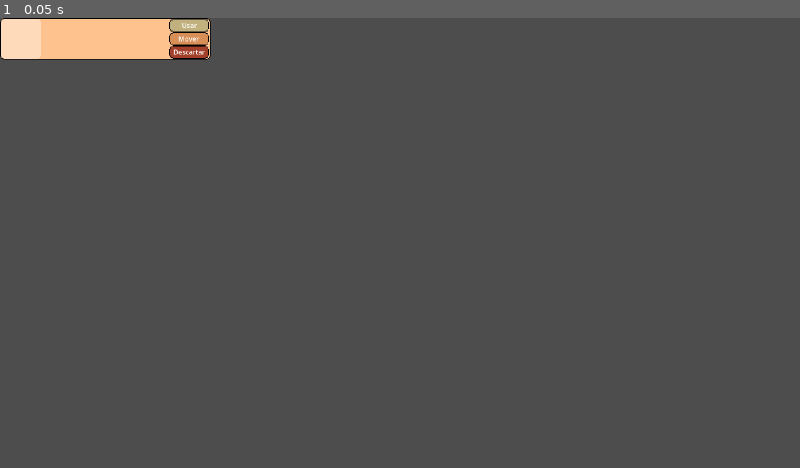
Above: before the commit, frame 1.
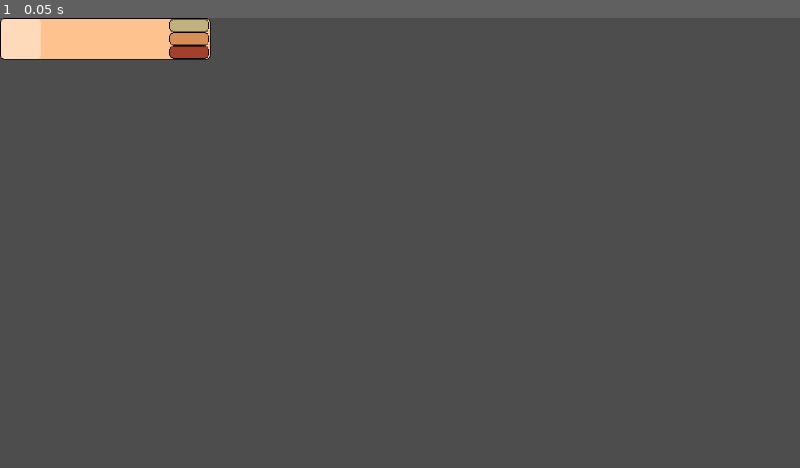
Above: after the commit, the same moment.

Repository: MarcosGomez66/isla_solitaria
Game: Godot game, scene res://scenes/ui-ux/item_card.tscn
Same seed, same stepped clock (60 frames per second), same inputs: the game is played once before the commit and once after it. This scene is started directly instead of the project's main scene.
Inputs:
- Up to frame 1 (0.05 s): no input

The runs differ from the first frame. In frame 1, less than 0.1% of the frame differs, in the area x 21-26%, y 1-9%.

Commit message:
agregar el metodo move_stack() en inventory_manager.gd

Diff:
--- a/scripts_viejos/main.gd
+++ b/main/main.gd
@@ -14,8 +14,3 @@
 
 	if event.is_action_pressed("craft"):
 		inventory_craft.visible = !inventory_craft.visible
-
-
-func _on_item_collected(item_data):
-	var player = $player
-	player.add_to_inventory(item_data)
--- a/scenes/testscene.tscn
+++ b/scenes/testscene.tscn
@@ -1,7 +1,7 @@
 [gd_scene load_steps=7 format=3 uid="uid://c7pneorgswetf"]
 
 [ext_resource type="PackedScene" uid="uid://domu62ntpldsc" path="res://player/player.tscn" id="1_ht5bl"]
-[ext_resource type="Script" uid="uid://6ms04fgm8mvq" path="res://scripts_viejos/main.gd" id="1_hwycq"]
+[ext_resource type="Script" uid="uid://6ms04fgm8mvq" path="res://main/main.gd" id="1_hwycq"]
 [ext_resource type="PackedScene" uid="uid://cmt38jue01g1q" path="res://scenes/world_objects/wood.tscn" id="2_l6lt2"]
 [ext_resource type="PackedScene" uid="uid://rp0ehdok78n8" path="res://scenes/world_objects/bush.tscn" id="3_o2gk4"]
 [ext_resource type="PackedScene" uid="uid://dopfqcbdgsult" path="res://scenes/world_objects/stone.tscn" id="4_hwycq"]
--- a/scenes/ui-ux/item_card.tscn
+++ b/scenes/ui-ux/item_card.tscn
@@ -89,51 +89,48 @@
 offset_bottom = 49.0
 theme_override_constants/separation = 0
 
-[node name="UseBtn" type="TextureButton" parent="Buttons"]
+[node name="TopBtn" type="TextureButton" parent="Buttons"]
 custom_minimum_size = Vector2(48, 16)
 layout_mode = 2
 texture_normal = ExtResource("2_rq48j")
 
-[node name="Label" type="Label" parent="Buttons/UseBtn"]
+[node name="Label" type="Label" parent="Buttons/TopBtn"]
 custom_minimum_size = Vector2(48, 16)
 layout_mode = 0
 offset_right = 48.0
 offset_bottom = 16.0
-text = "Usar"
 label_settings = SubResource("LabelSettings_nbtwv")
 horizontal_alignment = 1
 vertical_alignment = 1
 autowrap_mode = 2
 clip_text = true
 
-[node name="MoveBtn" type="TextureButton" parent="Buttons"]
+[node name="MiddleBtn" type="TextureButton" parent="Buttons"]
 custom_minimum_size = Vector2(48, 16)
 layout_mode = 2
 texture_normal = ExtResource("3_8ylvw")
 
-[node name="Label" type="Label" parent="Buttons/MoveBtn"]
+[node name="Label" type="Label" parent="Buttons/MiddleBtn"]
 custom_minimum_size = Vector2(48, 16)
 layout_mode = 0
 offset_right = 48.0
 offset_bottom = 16.0
-text = "Mover"
 label_settings = SubResource("LabelSettings_do548")
 horizontal_alignment = 1
 vertical_alignment = 1
 autowrap_mode = 2
 clip_text = true
 
-[node name="DelBtn" type="TextureButton" parent="Buttons"]
+[node name="BottomBtn" type="TextureButton" parent="Buttons"]
 custom_minimum_size = Vector2(48, 16)
 layout_mode = 2
 texture_normal = ExtResource("4_nbtwv")
 
-[node name="Label" type="Label" parent="Buttons/DelBtn"]
+[node name="Label" type="Label" parent="Buttons/BottomBtn"]
 custom_minimum_size = Vector2(48, 16)
 layout_mode = 0
 offset_right = 48.0
 offset_bottom = 16.0
-text = "Descartar"
 label_settings = SubResource("LabelSettings_80arx")
 horizontal_alignment = 1
 vertical_alignment = 1
--- a/scripts/ui-ux/inventory_craft_ui.gd
+++ b/scripts/ui-ux/inventory_craft_ui.gd
@@ -27,7 +27,9 @@
 		var card = item_card_scene.instantiate()
 		inv_container.add_child(card)
 		card.set_item(i)
-		card.move_pressed.connect(Inv_manager.move_to_ingredients)
+		card.set_mode(ItemCard.CardMode.INVENTORY)
+		card.top_pressed.connect(Inv_manager.move_to_ingredients)
+		card.middle_pressed.connect(Inv_manager.move_stack_to_ingredients)
 
 func draw_ingredients():
 	for ch in ing_container.get_children():
@@ -37,7 +39,9 @@
 		var card = item_card_scene.instantiate()
 		ing_container.add_child(card)
 		card.set_item(i)
-		card.move_pressed.connect(Inv_manager.move_to_inventory)
+		card.set_mode(ItemCard.CardMode.INGREDIENTS)
+		card.top_pressed.connect(Inv_manager.move_to_inventory)
+		card.middle_pressed.connect(Inv_manager.move_stack_to_inventory)
 
 func draw_output_item():
 	for i in out_item_container.get_children():
@@ -46,6 +50,7 @@
 		var card = item_card_scene.instantiate()
 		out_item_container.add_child(card)
 		card.set_item(Cra_manager.get_current_recipe().result)
+		card.set_mode(ItemCard.CardMode.OUT)
 
 func done_button_status():
 	match Cra_manager.get_craft_status():
--- a/scripts/ui-ux/inventory_manager.gd
+++ b/scripts/ui-ux/inventory_manager.gd
@@ -6,7 +6,7 @@
 var _inventory: Array[Stack] = []
 var _ingredients: Array[Stack] = []
 var max_stack = 5
-var max_items = 10
+var max_items = 3
 
 func get_inventory():
 	return _inventory
@@ -43,9 +43,9 @@
 func move_to_inventory(data: Stack):
 	move_one_item(data, _ingredients, _inventory, max_stack)
 
-func move_one_item(data: Stack, from: Array, to: Array, max_i: int):
+func move_one_item(data: Stack, from: Array, to: Array, max_s: int):
 	for stack in to:
-		if stack.item_data == data.item_data and stack.count < max_i and data.item_data.stackable:
+		if stack.item_data == data.item_data and stack.count < max_s and data.item_data.stackable:
 			stack.count += 1
 			data.count -= 1
 			if data.count <= 0:
@@ -53,12 +53,45 @@
 			inventory_changed.emit()
 			return
 
+	if to.size() >= max_items:
+		return
 	var stack = Stack.new()
 	stack.item_data = data.item_data
 	stack.count = 1
-
 	to.append(stack)
 	data.count -= 1
 	if data.count <= 0:
 		from.erase(data)
 	inventory_changed.emit()
+
+func move_stack_to_ingredients(data: Stack):
+	move_stack(data, _inventory, _ingredients, 500)
+
+func move_stack_to_inventory(data: Stack):
+	move_stack(data, _ingredients, _inventory, max_stack)
+
+func move_stack(data: Stack, from: Array, to: Array, max_s: int):
+	while data.count > 0:
+		for stack in to:
+			if stack.item_data == data.item_data and stack.count < max_s and data.item_data.stackable:
+				var space = max_s - stack.count
+				var add = min(space, data.count)
+				stack.count += add
+				data.count -= add
+				if data.count <= 0:
+					from.erase(data)
+				break
+		if data.count <= 0:
+			break
+		if to.size() >= max_items:
+			break
+		var new_count = min(max_s, data.count)
+		var stack = Stack.new()
+		stack.item_data = data.item_data
+		stack.count = new_count
+		to.append(stack)
+		data.count -= new_count
+		if data.count <= 0:
+			from.erase(data)
+
+	inventory_changed.emit()
--- a/scripts/ui-ux/item_card.gd
+++ b/scripts/ui-ux/item_card.gd
@@ -1,37 +1,78 @@
 extends Panel
 class_name ItemCard
 
-signal use_pressed(item_data)
-signal move_pressed(item_data)
-signal del_pressed(item_data)
+enum CardMode {
+	INVENTORY,
+	INGREDIENTS,
+	STATUS,
+	FUEL,
+	TOOL,
+	OUT
+}
 
-var i_data: Stack
+signal top_pressed(stack)
+signal middle_pressed(stack)
+signal bottom_pressed(stack)
+
+var s_data: Stack
+var mode: CardMode
 
 @onready var icon = $Icon
 @onready var count = $Icon/Count
 @onready var title = $Info/Title
 @onready var description = $Info/Description
-@onready var use_btn = $Buttons/UseBtn
-@onready var move_btn = $Buttons/MoveBtn
-@onready var del_btn = $Buttons/DelBtn
+@onready var buttons = $Buttons
+@onready var top_btn = $Buttons/TopBtn
+@onready var top_btn_label = $Buttons/TopBtn/Label
+@onready var middle_btn = $Buttons/MiddleBtn
+@onready var middle_btn_label = $Buttons/MiddleBtn/Label
+@onready var bottom_btn = $Buttons/BottomBtn
+@onready var bottom_btn_label = $Buttons/BottomBtn/Label
 
 func set_item(data: Stack):
-	i_data = data
+	s_data = data
 	icon.texture = data.item_data.icon
 	count.text = str(data.count)
 	title.text = data.item_data.name
 	description.text = data.item_data.description
 
+func set_mode(new_mode: CardMode):
+	mode = new_mode
+	match mode:
+		CardMode.INVENTORY:
+			top_btn_label.text = 'Mover 1'
+			middle_btn_label.text = 'Mover todo'
+			bottom_btn_label.text = 'Eliminar'
+		CardMode.INGREDIENTS:
+			top_btn_label.text = 'Quitar 1'
+			middle_btn_label.text = 'Quitar todo'
+			bottom_btn_label.text = 'Eliminar'
+		CardMode.STATUS:
+			top_btn_label.text = 'Usar'
+			middle_btn_label.text = 'Equipar'
+			bottom_btn_label.text = 'Eliminar'
+		CardMode.FUEL:
+			top_btn_label.text = 'Agregar'
+			middle_btn_label.text = 'Quitar'
+			bottom_btn_label.text = 'Limpiar'
+		CardMode.TOOL:
+			top_btn_label.text = 'Agregar'
+			middle_btn_label.text = 'Quitar'
+			bottom_btn_label.text = 'Limpiar'
+		CardMode.OUT:
+			buttons.visible = false
+			description.custom_minimum_size = Vector2(201, 36)
+
 func _ready() -> void:
-	use_btn.pressed.connect(_on_use)
-	move_btn.pressed.connect(_on_move)
-	del_btn.pressed.connect(_on_del)
+	top_btn.pressed.connect(_on_top_pressed)
+	middle_btn.pressed.connect(_on_middle_pressed)
+	bottom_btn.pressed.connect(_on_bottom_pressed)
 
-func _on_use():
-	use_pressed.emit(i_data)
+func _on_top_pressed():
+	top_pressed.emit(s_data)
 
-func _on_move():
-	move_pressed.emit(i_data)
+func _on_middle_pressed():
+	middle_pressed.emit(s_data)
 
-func _on_del():
-	del_pressed.emit(i_data)
+func _on_bottom_pressed():
+	bottom_pressed.emit(s_data)
--- a/scripts_viejos/hoja.gd
+++ /dev/null
@@ -1,18 +0,0 @@
-extends Area2D
-
-@export var item_name := "hoja"
-@export var item_icon = Texture2D
-
-#signal collected(item_data)
-
-func _ready():
-	connect("body_entered", _on_body_entered)
-	connect("body_exited", _on_body_exited)
-
-func _on_body_entered(body):
-	if body.is_in_group("player"):
-		body.set_near_item(self)
-
-func _on_body_exited(body):
-	if body.is_in_group("player"):
-		body.clear_near_item(self)
--- a/scripts_viejos/inventory_craft_ui.gd
+++ /dev/null
@@ -1,220 +0,0 @@
-extends Control
-
-@onready var grid = $MarginContainer/Panel/VBoxContainer/CenterContainer/GridContainer
-@onready var entry_slots = [
-	$MarginContainer/Panel/VBoxContainer2/CenterContainer/VBoxContainer/GridContainer/Panel,
-	$MarginContainer/Panel/VBoxContainer2/CenterContainer/VBoxContainer/GridContainer/Panel2,
-	$MarginContainer/Panel/VBoxContainer2/CenterContainer/VBoxContainer/GridContainer/Panel3,
-	$MarginContainer/Panel/VBoxContainer2/CenterContainer/VBoxContainer/GridContainer/Panel4
-]
-@onready var output_slot = $MarginContainer/Panel/VBoxContainer2/CenterContainer/VBoxContainer/CenterContainer/Panel5
-
-var slot_button: Array[Panel] = []
-var custom_size = Vector2(48, 48)
-var entry_items = []
-var output_item = {}
-var max_entry_items = 4
-var max_inventory_items = 25
-var max_stack = 5
-var recipes = []
-
-func _ready() -> void:
-	setup_inventory()
-	define_recipes()
-
-func setup_inventory():
-	visible = false
-	#se crea los 25 slots del inventario
-	for i in range(25):
-		var panel = Panel.new()
-		panel.custom_minimum_size = custom_size
-		var btn = TextureButton.new()
-		btn.custom_minimum_size = custom_size
-		btn.stretch_mode = TextureButton.STRETCH_KEEP_ASPECT_CENTERED
-		btn.texture_normal = null
-		btn.pressed.connect(_on_inventory_slot_pressed.bind(i))
-		var label = Label.new()
-		label.horizontal_alignment = HORIZONTAL_ALIGNMENT_RIGHT
-		label.vertical_alignment = VERTICAL_ALIGNMENT_BOTTOM
-		label.custom_minimum_size = custom_size
-		panel.add_child(btn)
-		panel.add_child(label)
-		grid.add_child(panel)
-		slot_button.append(panel)
-
-	#se bindea tambien los slots de entrada
-	for i in range(4):
-		entry_slots[i].get_child(0).pressed.connect(_on_entry_slot_pressed.bind(i))
-
-func check_recipes():
-	var btn = output_slot.get_child(0)
-	btn.stretch_mode = TextureButton.STRETCH_KEEP_ASPECT_CENTERED
-	if not btn.pressed.is_connected(_on_output_slot_pressed):
-		btn.pressed.connect(_on_output_slot_pressed.bind())
-	var label = output_slot.get_child(1)
-	#reinicia siempre el objeto de salida
-	output_item = null
-	#compara items de entrada con las recetas
-	for recipe in recipes:
-		var found = compare_ing(entry_items, recipe['in'])
-		if found:
-			output_item = recipe['out']
-	#dibuja el item en pantalla
-	if output_item:
-		btn.texture_normal = output_item['icon']
-		label.text = str(output_item['count'])
-	else:
-		btn.texture_normal = null
-		label.text = ''
-
-func compare_ing(entry: Array, recipe: Array):
-	if entry.size() != recipe.size():
-		return false
-	for r in recipe:
-		var found = false
-		for e in entry:
-			if e['name'] == r['name'] and e['count'] == r['count']:
-				found = true
-				break
-		if not found:
-			return false
-	return true
-
-func _on_inventory_slot_pressed(i):
-	var inventory = get_inventory()
-	if inventory and inventory.size() > i:
-		#busca slots disponibles
-		for slot in entry_items:
-			if slot.name == inventory[i]['name'] and slot.count < max_stack:
-				slot.count +=1
-				inventory[i].count -=1
-				if inventory[i].count < 1:
-					inventory.remove_at(i)
-				update_entry_item()
-				update_inventory()
-				return
-		#comprueba si los slots estan todos ocupados
-		if entry_items.size() >= max_entry_items:
-			print('entrada llena')
-			return
-		#crea el slot si no hay
-		var new_slot = {
-			'name':inventory[i]['name'],
-			'icon':inventory[i]['icon'],
-			'count':1
-		}
-		entry_items.append(new_slot)
-		inventory[i].count -=1
-		if inventory[i].count < 1:
-			inventory.remove_at(i)
-		update_entry_item()
-		update_inventory()
-
-func _on_entry_slot_pressed(i):
-	var inventory = get_inventory()
-	if entry_items and entry_items.size() > i:
-		#busca slots disponibles
-		for slot in inventory:
-			if slot.name == entry_items[i]['name'] and slot.count < max_stack:
-				slot.count +=1
-				entry_items[i].count -=1
-				if entry_items[i].count < 1:
-					entry_items.remove_at(i)
-				update_entry_item()
-				update_inventory()
-				return
-		#comprueba si los slots estan todos ocupados
-		if inventory.size() >= max_inventory_items:
-			print('entrada llena')
-			return
-		#crea el slot si no hay
-		var new_slot = {
-			'name':entry_items[i]['name'],
-			'icon':entry_items[i]['icon'],
-			'count':1
-		}
-		inventory.append(new_slot)
-		entry_items[i].count -=1
-		if entry_items[i].count < 1:
-			entry_items.remove_at(i)
-		update_entry_item()
-		update_inventory()
-
-func _on_output_slot_pressed():
-	var inventory = get_inventory()
-	if output_item:
-		if inventory.size() >= max_inventory_items:
-			print("inventario lleno")
-			return
-		#elimina los items que se consumen
-		entry_items.clear()
-		print(output_item)
-		#busca slots disponibles
-		for slot in inventory:
-			if slot.name == output_item['name'] and slot.count < max_stack:
-				slot.count += output_item['count']
-				output_item = null
-				update_entry_item()
-				update_inventory()
-				return
-		#comprueba si los slots estan todos ocupados
-		if inventory.size() >= max_inventory_items:
-			print('entrada llena')
-			return
-		#crea el slot si no hay
-		var new_slot = {
-			'name':output_item['name'],
-			'count':output_item['count'],
-			'icon':output_item['icon']
-		}
-		inventory.append(new_slot)
-		output_item = null
-		update_entry_item()
-		update_inventory()
-		return
-
-func define_recipes():
-	recipes = [
-		{
-			'in': [{'name':'hoja', 'count': 3}],
-			'out': {'name':'cuerda', 'count': 1, 'icon': preload("res://assets/sprites/cuerda.png")}
-		},
-		{
-			'in': [{'name':'rama', 'count': 1}, {'name':'piedra', 'count': 1}, {'name':'cuerda', 'count': 2}],
-			'out': {'name':'hacha', 'count': 1, 'icon': preload("res://assets/sprites/hacha.png")}
-		},
-		{
-			'in': [{'name':'rama', 'count': 1}, {'name':'piedra', 'count': 1}, {'name':'cuerda', 'count': 1}],
-			'out': {'name':'pico', 'count': 1, 'icon': preload("res://assets/sprites/pico.png")}
-		}
-	]
-
-func get_inventory():
-	var inventory = get_tree().root.get_node("Main/ysort/player").inventory
-	return inventory
-
-func update_inventory():
-	var inventory = get_inventory()
-	#actualiza el inventario cada vez que se agrega un item
-	for i in range(slot_button.size()):
-		var btn = slot_button[i].get_child(0)
-		var label = slot_button[i].get_child(1)
-		if i < inventory.size() and inventory[i] != null:
-			btn.texture_normal = inventory[i]['icon']
-			label.text = str(inventory[i]['count'])
-		else:
-			btn.texture_normal = null
-			label.text = ''
-	check_recipes()
-
-func update_entry_item():
-	for i in range(entry_slots.size()):
-		var btn = entry_slots[i].get_child(0)
-		var label = entry_slots[i].get_child(1)
-		if i < entry_items.size() and entry_items[i] != null:
-			btn.texture_normal = entry_items[i]['icon']
-			label.text = str(entry_items[i]['count'])
-		else:
-			btn.texture_normal = null
-			label.text = ''
-	check_recipes()
--- a/scripts_viejos/main_menu.gd
+++ /dev/null
@@ -1,19 +0,0 @@
-extends Control
-
-func _ready() -> void:
-	$VBoxContainer/Button.connect("pressed", Callable(self, "_new_game"))
-	$VBoxContainer/Button2.connect("pressed", Callable(self, "_load_game"))
-	$VBoxContainer/Button3.connect("pressed", Callable(self, "_options"))
-	$VBoxContainer/Button4.connect("pressed", Callable(self, "_quit"))
-
-func _new_game():
-	get_tree().change_scene_to_file("res://main.tscn")
-
-func _load_game():
-	print("accede a load game")
-
-func _options():
-	pass
-
-func _quit():
-	get_tree().quit()
--- a/scripts_viejos/pause_menu.gd
+++ /dev/null
@@ -1,19 +0,0 @@
-extends Control
-
-func _ready() -> void:
-	visible = false
-	$Panel/VBoxContainer/Button.connect("pressed", Callable(self, "_continue"))
-	$Panel/VBoxContainer/Button2.connect("pressed", Callable(self, "_options"))
-	$Panel/VBoxContainer/Button3.connect("pressed", Callable(self, "_exit"))
-
-func _continue():
-	visible = false
-	get_tree().paused = false
-
-func _options():
-	print("accede a opciones")
-	pass
-
-func _exit():
-	get_tree().paused = false
-	get_tree().quit()
--- a/scripts_viejos/piedra.gd
+++ /dev/null
@@ -1,18 +0,0 @@
-extends Area2D
-
-@export var item_name := "piedra"
-@export var item_icon = Texture2D
-
-#signal collected(item_data)
-
-func _ready():
-	connect("body_entered", _on_body_entered)
-	connect("body_exited", _on_body_exited)
-
-func _on_body_entered(body):
-	if body.is_in_group("player"):
-		body.set_near_item(self)
-
-func _on_body_exited(body):
-	if body.is_in_group("player"):
-		body.clear_near_item(self)
--- a/scripts_viejos/player_viejo.gd
+++ /dev/null
@@ -1,87 +0,0 @@
-extends CharacterBody2D
-
-@export var speed = 200
-@onready var anim = $AnimatedSprite2D
-
-var inventory: Array = []
-var nearby_item: Node = null
-var max_items := 25
-var max_stack := 5
-#signal inventory_updated(inventory)
-
-func _physics_process(delta):
-	var direction = Vector2.ZERO
-	#movimientos
-	if Input.is_action_pressed("ui_up"):
-		direction.y -=1
-	if Input.is_action_pressed("ui_down"):
-		direction.y +=1
-	if Input.is_action_pressed("ui_left"):
-		direction.x -=1
-	if Input.is_action_pressed("ui_right"):
-		direction.x +=1
-
-	direction = direction.normalized()
-	velocity = direction * speed
-	move_and_slide()
-
-	#reproducir animacion segun direccion
-	if direction == Vector2.ZERO:
-		if anim.animation.begins_with("walk"):
-			anim.animation = anim.animation.replace("walk", "idle")
-	else:
-		if abs(direction.y) > abs(direction.x):
-			if direction.y > 0:
-				anim.animation = "walk_down"
-			else:
-				anim.animation = "walk_up"
-		else:
-			if direction.x > 0:
-				anim.animation = "walk_right"
-			else:
-				anim.animation = "walk_left"
-		if not anim.is_playing():
-			anim.play()
-
-	#Recoger objeto
-	if Input.is_action_just_pressed("pick") and nearby_item:
-		pick_item(nearby_item)
-
-func set_near_item(item_node):
-	nearby_item = item_node
-
-func clear_near_item(item_node):
-	if nearby_item == item_node:
-		nearby_item = null
-
-func pick_item(item_node):
-	var ui = get_tree().root.get_node("Main/CanvasLayer/inventory_craft_ui")
-	#buscar slots disponibles hasta llenar
-	for slot in inventory:
-		if slot.name == item_node.item_name and slot.count < max_stack:
-			#var space_left = max_stack - slot.count
-			slot.count += 1
-			if ui:
-				ui.update_inventory()
-			item_node.queue_free()
-			nearby_item = null
-			return
-	#comprueba si los slots estan todos ocupados
-	if inventory.size() >= max_items:
-		print("inventario lleno")
-		return
-	#si no hay slots disponibles crea uno
-	var new_slot = {
-		"name":item_node.item_name,
-		"icon":item_node.item_icon,
-		"count":1
-	}
-	inventory.append(new_slot)
-
-	#actualiza el ui
-	if ui:
-		ui.update_inventory()
-
-	#se elimina el objeto
-	item_node.queue_free()
-	nearby_item = null
--- a/scripts_viejos/rama.gd
+++ /dev/null
@@ -1,18 +0,0 @@
-extends Area2D
-
-@export var item_name := "rama"
-@export var item_icon = Texture2D
-
-#signal collected(item_data)
-
-func _ready():
-	connect("body_entered", _on_body_entered)
-	connect("body_exited", _on_body_exited)
-
-func _on_body_entered(body):
-	if body.is_in_group("player"):
-		body.set_near_item(self)
-
-func _on_body_exited(body):
-	if body.is_in_group("player"):
-		body.clear_near_item(self)
Renamed: scripts_viejos/main.gd.uid -> main/main.gd.uid
Not shown, removed: scripts_viejos/hoja.gd.uid
Not shown, removed: scripts_viejos/inventory_craft_ui.gd.uid
Not shown, removed: scripts_viejos/main_menu.gd.uid
Not shown, removed: scripts_viejos/pause_menu.gd.uid
Not shown, removed: scripts_viejos/piedra.gd.uid
Not shown, removed: scripts_viejos/player_viejo.gd.uid
Not shown, removed: scripts_viejos/rama.gd.uid
